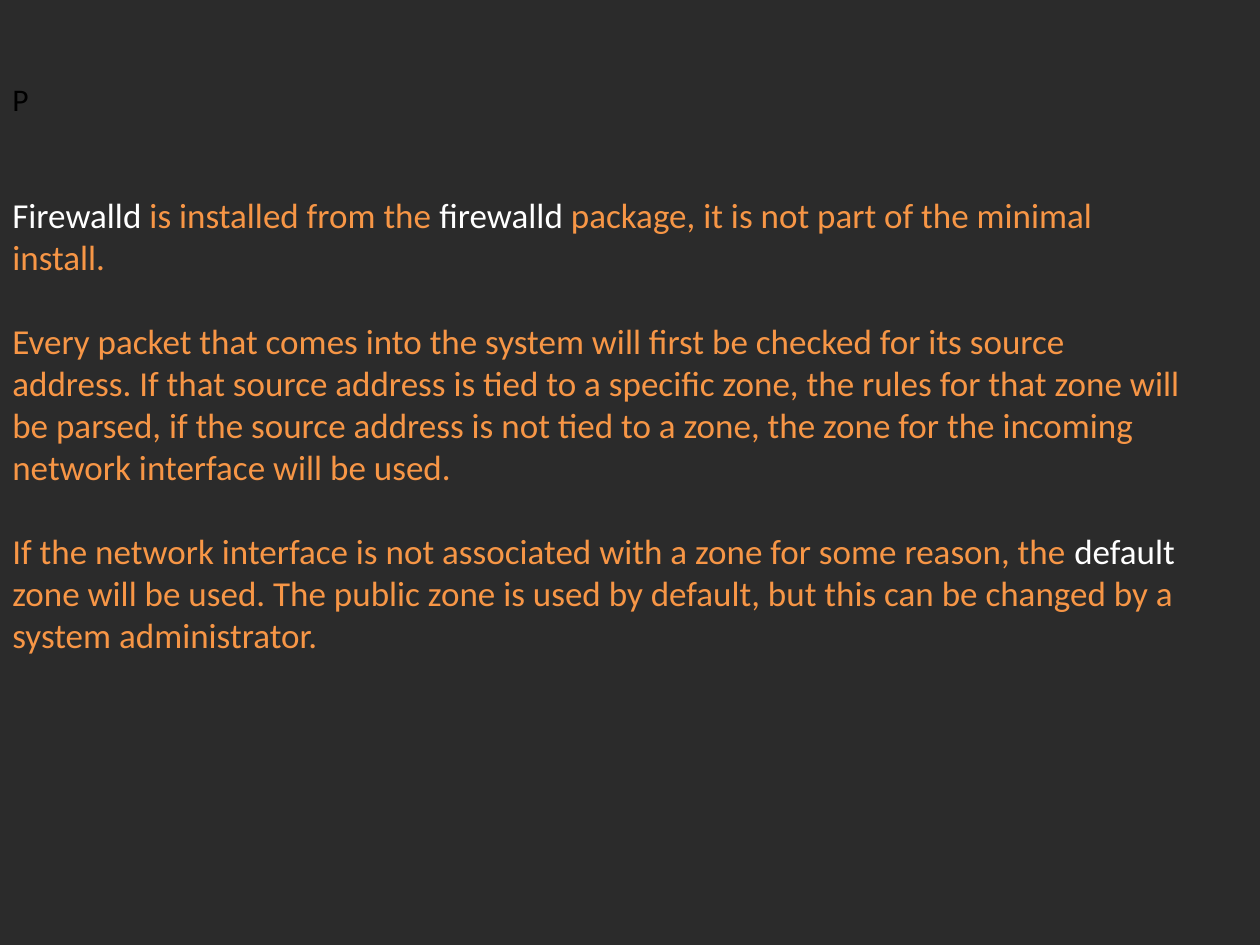
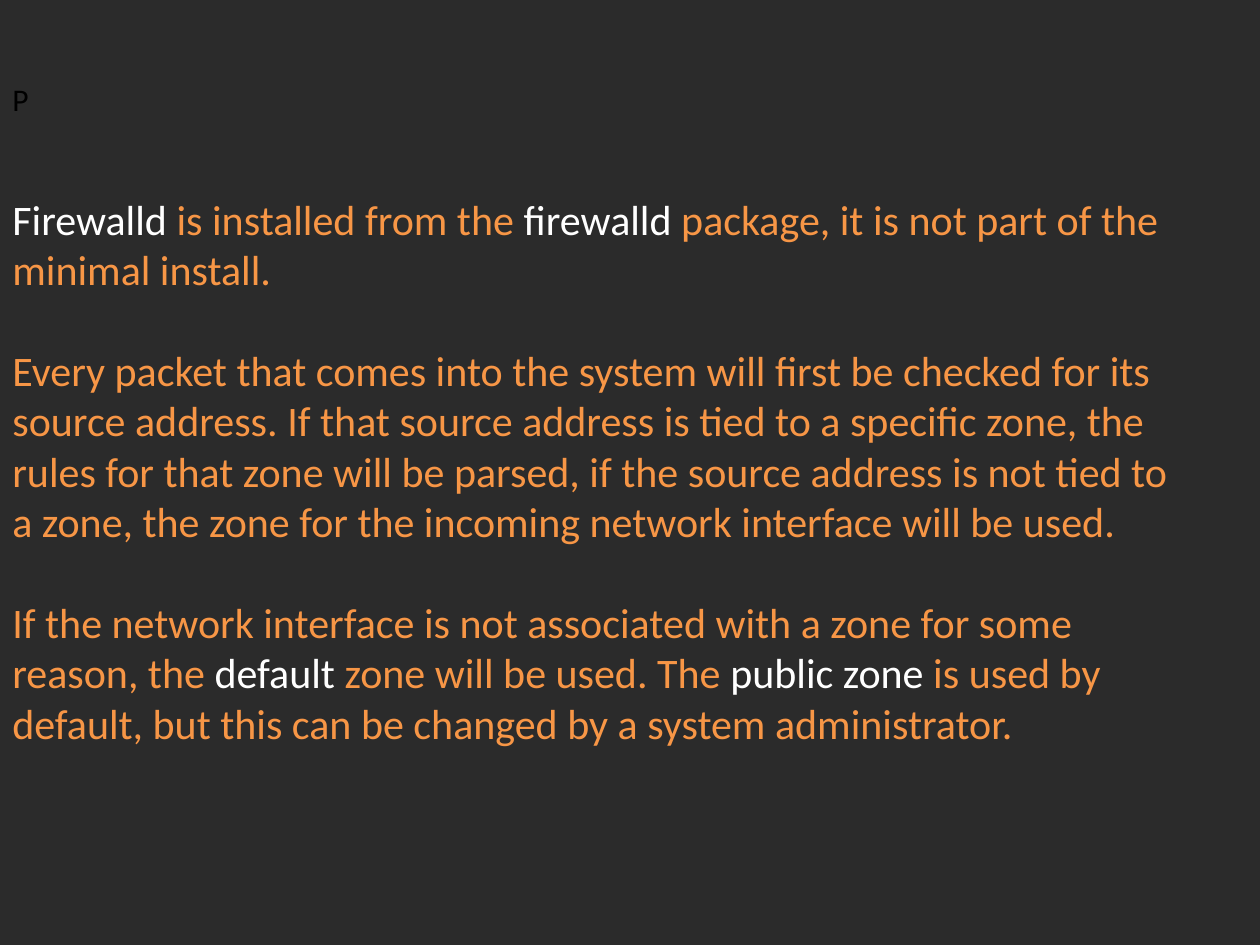
Before and after one commit to Academy-Soft-Intellect/Linux-Course, a slide deck: slide 2 of 13.Firewall/13-Firewalld.pptx. Drawn at 1260x945 pixels with LibreOffice and Linux fonts; fonts in the diff are those of the drawing; background and template pictures are left out; a plain dark background stands for a picture behind light text. Boxes give left, top, right and bottom in pixels: in the first picture for what was removed or moved away, otherwise in the second. Text is boxed around its words. In the diff, an @@ line names an element or a change of style, - is before the commit and + after.

Commit message:
Firewalld.

```diff
--- a/13.Firewall/13-Firewalld.pptx
+++ b/13.Firewall/13-Firewalld.pptx
@@ text at bbox=[12, 206, 1167, 746]: size 20 to 24 pt; text colour #F79646 to #FFFFFF in "public zone" @@
```
Also in this commit, not shown: 3 slides added.
